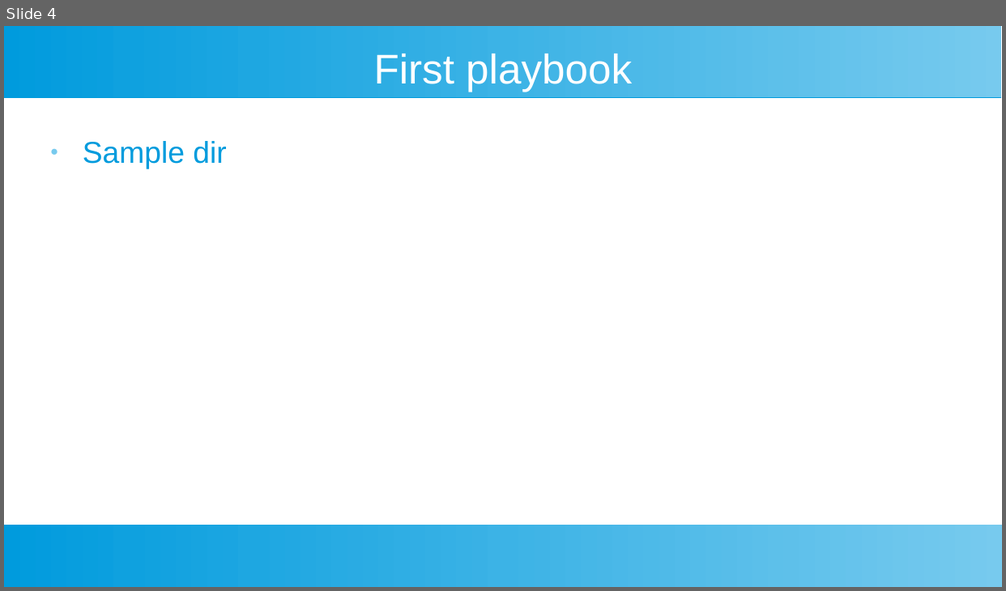
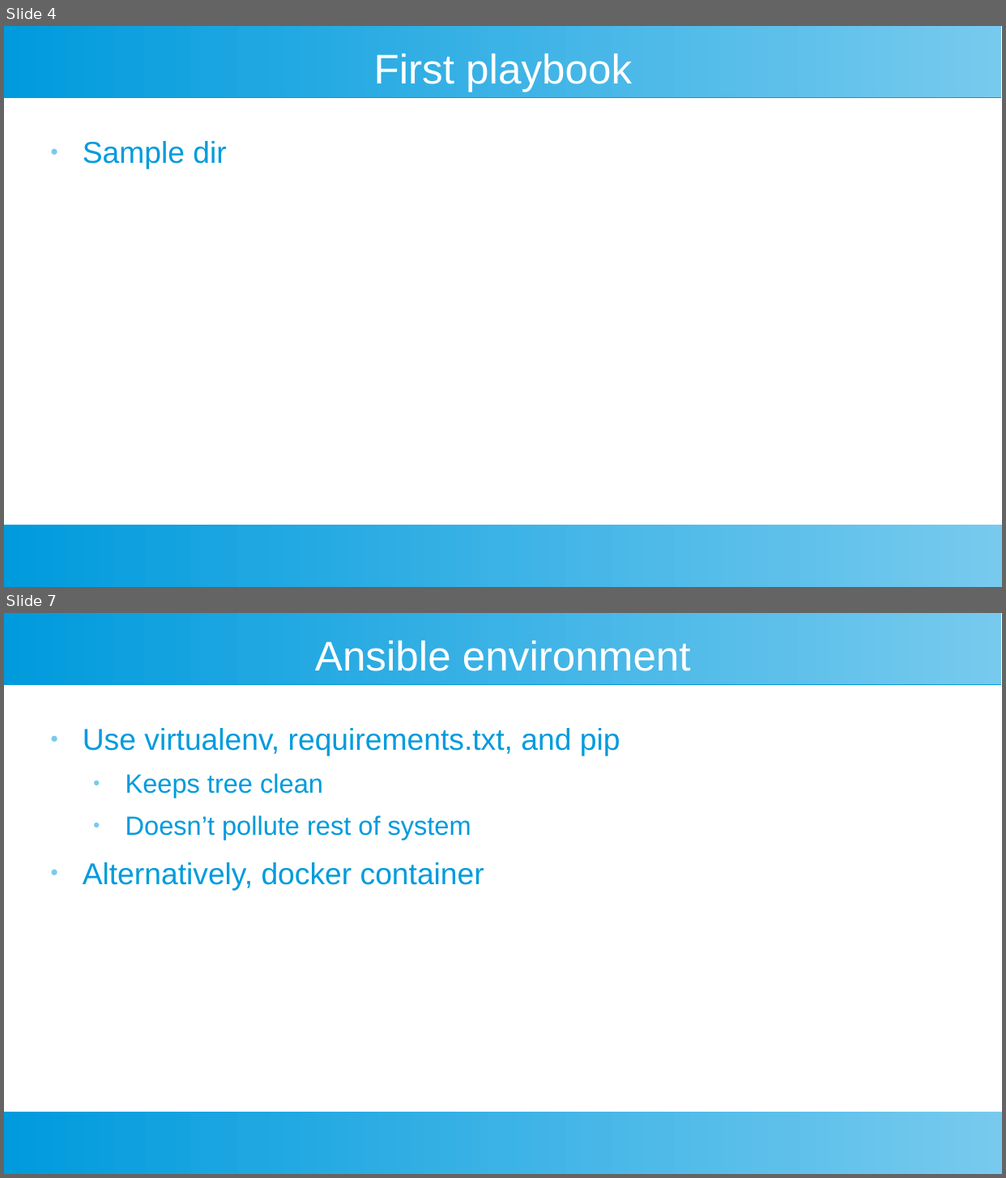
Before and after one commit to riffraff169/ansible-training, a slide deck: docs/ansible-slides.odp. Shown one above the other, each under a label of ours: slide 4 before the commit, slides 4 and 7 after it; the slides between them are not shown. The pictures are 1006x591 and 1006x1178 pixels, drawn with LibreOffice and Linux fonts; fonts in the diff are those of the drawing. Boxes give left, top, right and bottom in pixels: in the first picture for what was removed or moved away, otherwise in the second. Text is boxed around its words. In the diff, an @@ line names an element or a change of style, - is before the commit and + after.

```diff
--- a/docs/ansible-slides.odp
+++ b/docs/ansible-slides.odp
@@ slide 7 added at [4, 613, 1002, 1174], background #FFFFFF; not listed: 2 template elements that a slide beside it also shows @@
@@ title added at [315, 641, 691, 671], 33 pt, text #FFFFFF @@
+Ansible environment
@@ text added at [83, 728, 620, 890], 24 pt, text #009BDD @@
+● Use virtualenv, requirements.txt, and pip
+  ● Keeps tree clean
+  ● Doesn’t pollute rest of system
+● Alternatively, docker container
```
Also in this commit, not shown: 3 other slides added, 1 other file.
